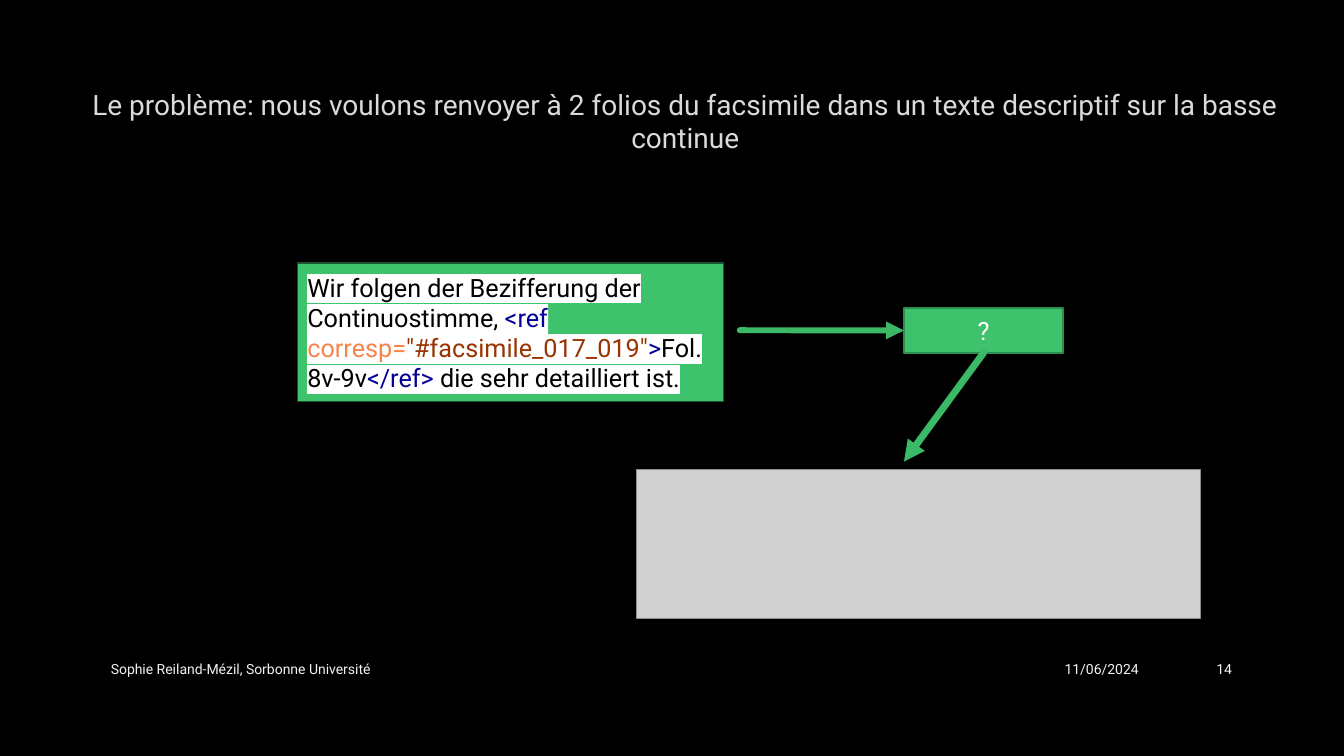
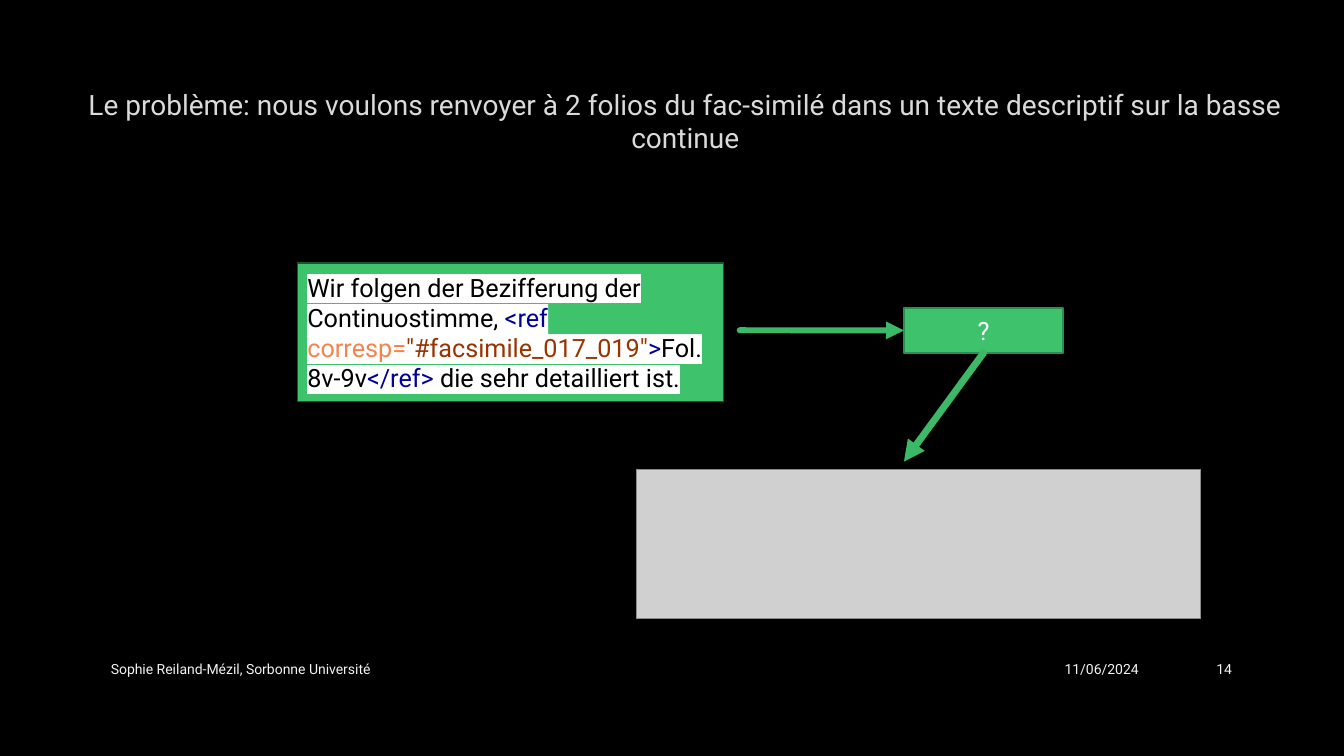
Before and after one commit to SophieReiland/graupner, a slide deck: slide 14 of presentations/Présentation_groupe_MEI.pptx. Drawn at 1344x756 pixels with LibreOffice and Linux fonts; fonts in the diff are those of the drawing; grey boxes stand for pictures; background and template pictures are left out. Boxes give left, top, right and bottom in pixels: in the first picture for what was removed or moved away, otherwise in the second. Text is boxed around its words. In the diff, an @@ line names an element or a change of style, - is before the commit and + after.

```diff
--- a/presentations/Présentation_groupe_MEI.pptx
+++ b/presentations/Présentation_groupe_MEI.pptx
@@ title at bbox=[88, 93, 1281, 149]: text changed @@
-Le problème: nous voulons renvoyer à 2 folios du facsimile dans un texte descriptif sur la basse continue
+Le problème: nous voulons renvoyer à 2 folios du fac-similé dans un texte descriptif sur la basse continue
```
